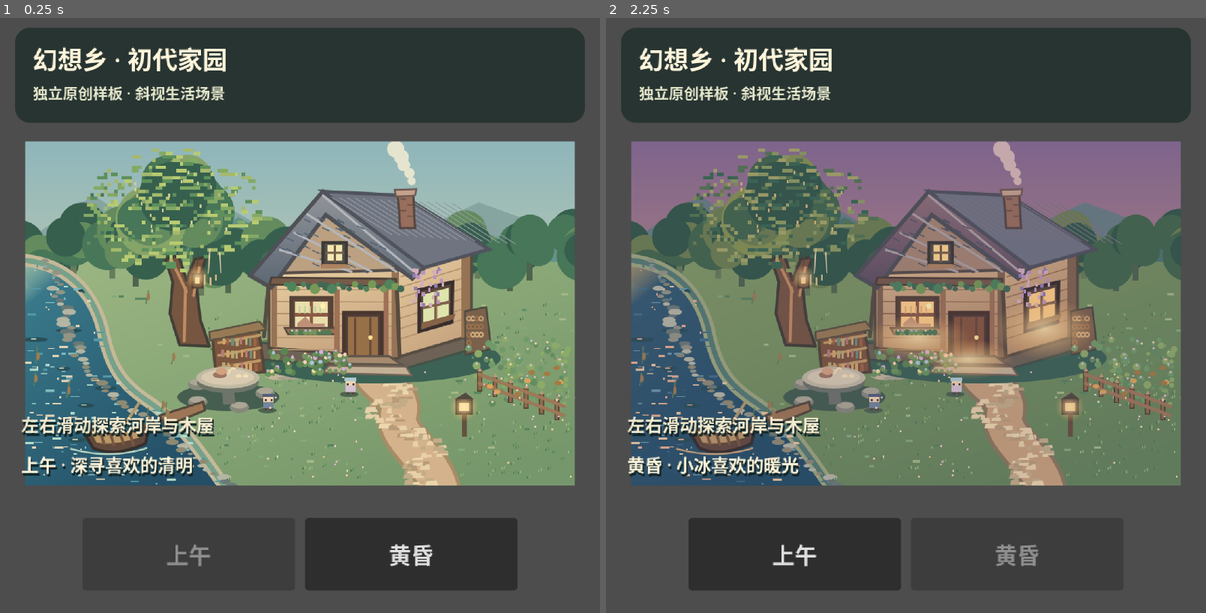
Above: before the commit, frames 1-2 (left to right).
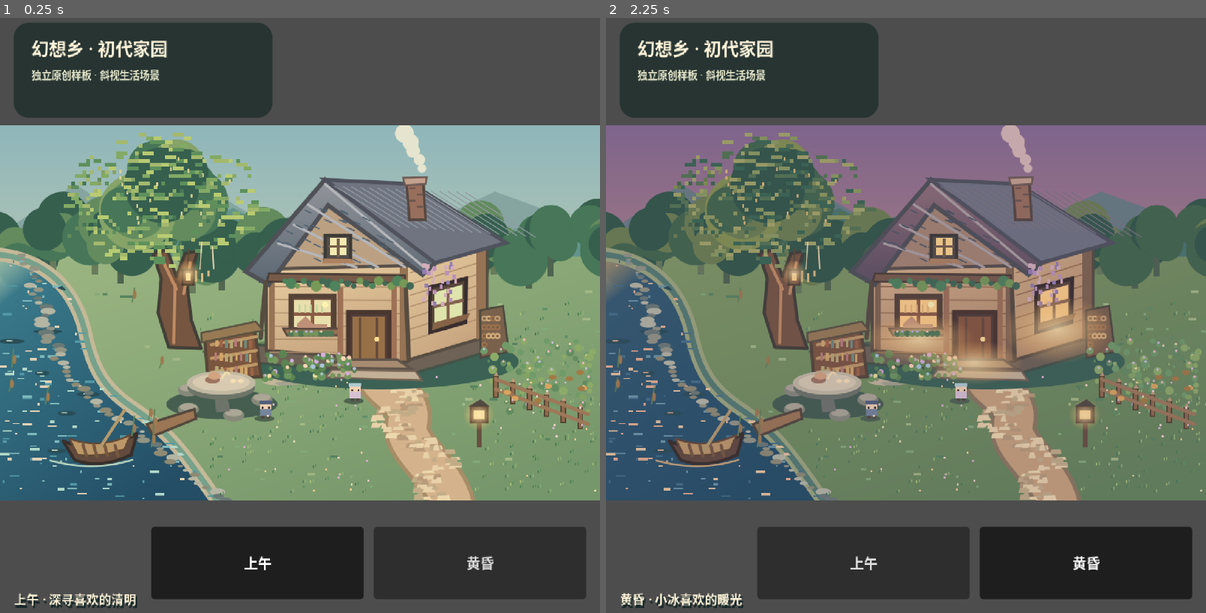
Above: after the commit, the same moments.

Repository: Laten123/ice
Game: Godot game, scene res://scenes/home.tscn
The game is run twice, just before and just after one commit, with the same random seed, the same clock (stepped at 60 frames per second) and the same inputs.
Inputs:
- Up to frame 1 (0.25 s): no input
- Up to frame 2 (2.25 s): click "黄昏" at 0.5 s; click "上午" at 1.25 s; click "黄昏" at 2 s

The runs differ from the first frame. In frame 1, 50% of the frame differs, in the area x 0-100%, y 0-100%; in frame 2, 49%.

Commit message:
mobile: scale touch targets by physical pixels and reflow portrait UI

Diff:
--- a/prototypes/gpt_zero_home/scripts/home.gd
+++ b/prototypes/gpt_zero_home/scripts/home.gd
@@ -55,6 +55,7 @@
     result.name = node_name
     result.text = label_text
     result.focus_mode = Control.FOCUS_NONE
+    result.toggle_mode = true
     result.mouse_filter = Control.MOUSE_FILTER_STOP
     result.pressed.connect(func(): _set_time(dusk))
     result.add_theme_font_size_override("font_size", 18)
@@ -116,31 +117,38 @@
 func _apply_layout(view: Vector2) -> void:
     if scenery == null or view.x <= 1.0 or view.y <= 1.0:
         return
-    var margin := 12.0
-    is_portrait = view.x < MOBILE_LAYOUT_WIDTH or view.y > view.x * 1.15
-    var narrow := view.x < 700.0
-
-    # On narrow screens the controls remain large, reachable and visible.
-    var btn_width := clampf((view.x - margin * 2.0 - 8.0) / 2.0, 110.0, 170.0)
-    var btn_height := 58.0 if is_portrait else 50.0
+    # Godot's expanded canvas uses virtual units. Compute a physical-pixel
+    # conversion so phone tap targets never shrink with the base resolution.
+    var physical_height := maxf(1.0, float(get_window().size.y))
+    var logical_per_pixel := view.y / physical_height
+    var margin := 18.0 * logical_per_pixel
+    is_portrait = view.y > view.x * 1.15
+    var narrow := view.x < 700.0 * logical_per_pixel
+
+    # At least 52 physical pixels tall and about 130px wide per action.
+    var btn_width := minf((view.x - margin * 2.0 - 8.0) * 0.5, maxf(170.0, 130.0 * logical_per_pixel))
+    var btn_height := maxf(58.0, 52.0 * logical_per_pixel)
+    day_button.add_theme_font_size_override("font_size", int(round(18.0 * logical_per_pixel)))
+    dusk_button.add_theme_font_size_override("font_size", int(round(18.0 * logical_per_pixel)))
+    status_label.add_theme_font_size_override("font_size", int(round(16.0 * logical_per_pixel)))
+    hint_label.add_theme_font_size_override("font_size", int(round(14.0 * logical_per_pixel)))
     day_button.custom_minimum_size = Vector2(btn_width, btn_height)
     dusk_button.custom_minimum_size = Vector2(btn_width, btn_height)
     var buttons_width := btn_width * 2.0 + 8.0
     controls.size = Vector2(buttons_width, btn_height)
 
     if is_portrait:
-        controls.position = Vector2((view.x - buttons_width) * 0.5, view.y - btn_height - 18.0)
-        title_panel.position = Vector2(margin, 12.0)
-        title_panel.size = Vector2(view.x - margin * 2.0, 74.0)
-        title_label.add_theme_font_size_override("font_size", 20)
-        subtitle_label.add_theme_font_size_override("font_size", 12)
-        status_label.position = Vector2(margin + 5.0, view.y - btn_height - 72.0)
+        controls.position = Vector2((view.x - buttons_width) * 0.5, view.y - btn_height - 22.0 * logical_per_pixel)
+        title_panel.position = Vector2(margin, 14.0 * logical_per_pixel)
+        title_panel.size = Vector2(view.x - margin * 2.0, 74.0 * logical_per_pixel)
+        title_label.add_theme_font_size_override("font_size", int(round(20.0 * logical_per_pixel)))
+        subtitle_label.add_theme_font_size_override("font_size", int(round(12.0 * logical_per_pixel)))
+        status_label.position = Vector2(margin, controls.position.y - 48.0 * logical_per_pixel)
         hint_label.visible = true
-        hint_label.position = Vector2(margin + 5.0, view.y - btn_height - 104.0)
-
-        # Show a readable section of the art, with horizontal swipe to explore.
-        # The artwork retains its aspect ratio, and no buildings are distorted.
-        var available_height := maxf(160.0, view.y - 205.0)
+        hint_label.position = Vector2(margin, controls.position.y - 84.0 * logical_per_pixel)
+
+        # Portrait = a draggable panorama, preserving aspect and readable detail.
+        var available_height := maxf(160.0, view.y - 170.0 * logical_per_pixel)
         var scale_factor := available_height / ART_SIZE.y
         var render_size := ART_SIZE * scale_factor
         scene_width = render_size.x
@@ -148,11 +156,11 @@
         _position_scenery(view)
     else:
         controls.position = Vector2(view.x - buttons_width - margin, view.y - btn_height - margin)
-        title_panel.position = Vector2(16, 14)
-        title_panel.size = Vector2(minf(340, view.x - 32.0), 74)
-        title_label.add_theme_font_size_override("font_size", 23)
-        subtitle_label.add_theme_font_size_override("font_size", 13)
-        status_label.position = Vector2(18, view.y - 32)
+        title_panel.position = Vector2(margin, 14.0 * logical_per_pixel)
+        title_panel.size = Vector2(minf(340.0 * logical_per_pixel, view.x - margin * 2.0), 74.0 * logical_per_pixel)
+        title_label.add_theme_font_size_override("font_size", int(round(23.0 * logical_per_pixel)))
+        subtitle_label.add_theme_font_size_override("font_size", int(round(13.0 * logical_per_pixel)))
+        status_label.position = Vector2(margin, view.y - 31.0 * logical_per_pixel)
         hint_label.visible = false
         # Landscape and desktop keep the entire scene visible.
         var scale_factor := minf(view.x / ART_SIZE.x, view.y / ART_SIZE.y)
@@ -189,8 +197,8 @@
 func _set_time(dusk: bool) -> void:
     is_dusk = dusk
     scenery.texture = DUSK_SCENE if dusk else DAY_SCENE
-    day_button.disabled = not dusk
-    dusk_button.disabled = dusk
+    day_button.button_pressed = not dusk
+    dusk_button.button_pressed = dusk
     status_label.text = "黄昏 · 小冰喜欢的暖光" if dusk else "上午 · 深寻喜欢的清明"
     print("FIRST_HOME_READY time=", "dusk" if dusk else "morning")
 
